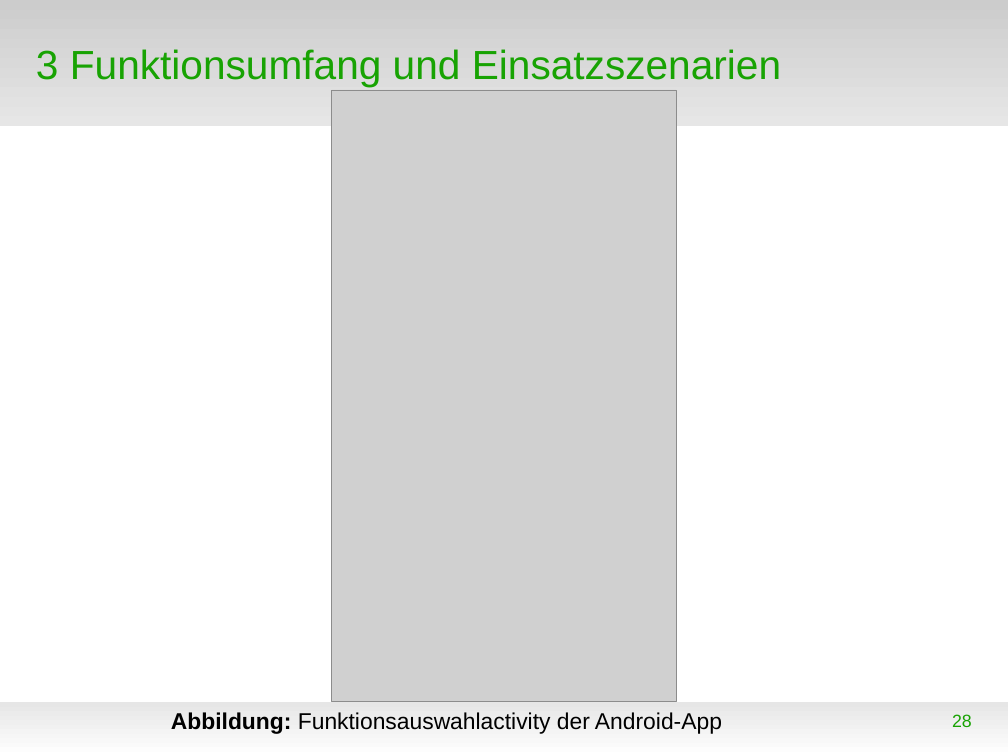
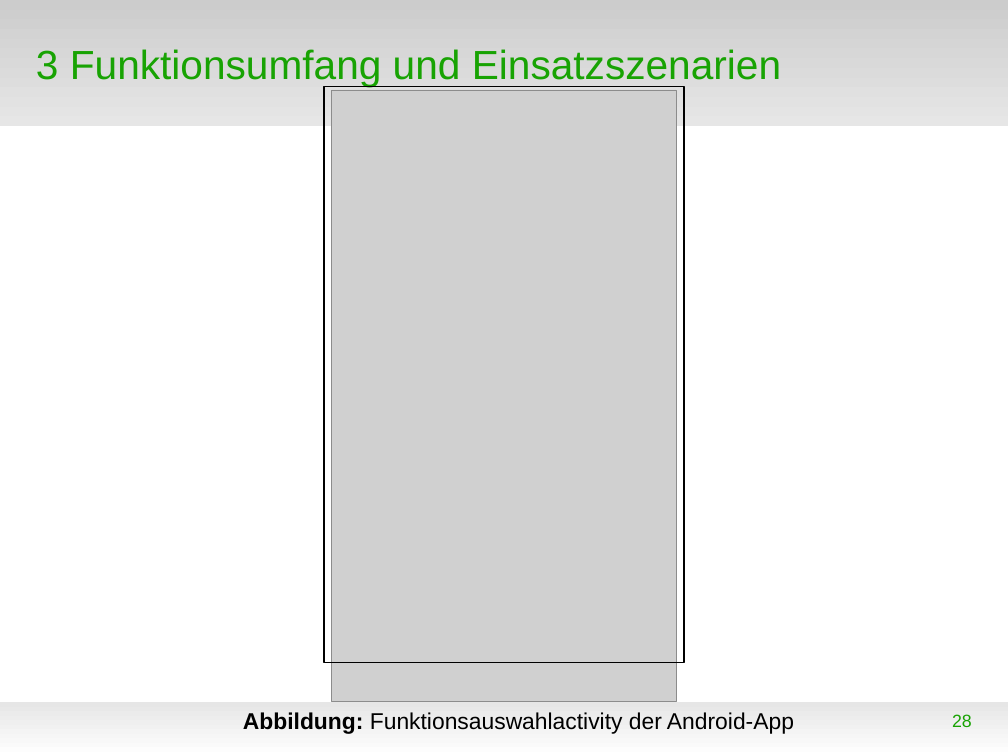
Before and after one commit to WorldofJARcraft/Kanu-s.a.M., a slide deck: slide 28 of Präsentation/Präsentation.odp. Drawn at 1008x756 pixels with LibreOffice and Linux fonts; fonts in the diff are those of the drawing; grey boxes stand for pictures; background and template pictures are left out. Boxes give left, top, right and bottom in pixels: in the first picture for what was removed or moved away, otherwise in the second. Text is boxed around its words. In the diff, an @@ line names an element or a change of style, - is before the commit and + after.

```diff
--- a/Präsentation/Präsentation.odp
+++ b/Präsentation/Präsentation.odp
@@ rectangle added at bbox=[324, 86, 684, 662], outline #000000 0.99 pt @@
@@ text "Abbildung: Funktionsauswahlactivity der Android-App": place and size @@
-text "Abbildung: Funktionsauswahlactivity der Android-App" at bbox=[171, 712, 722, 734]
+text "Abbildung: Funktionsauswahlactivity der Android-App" at bbox=[243, 712, 794, 734]
```
Also in this commit, not shown: 11 other slides changed, 9 slides added, 20 other files.
